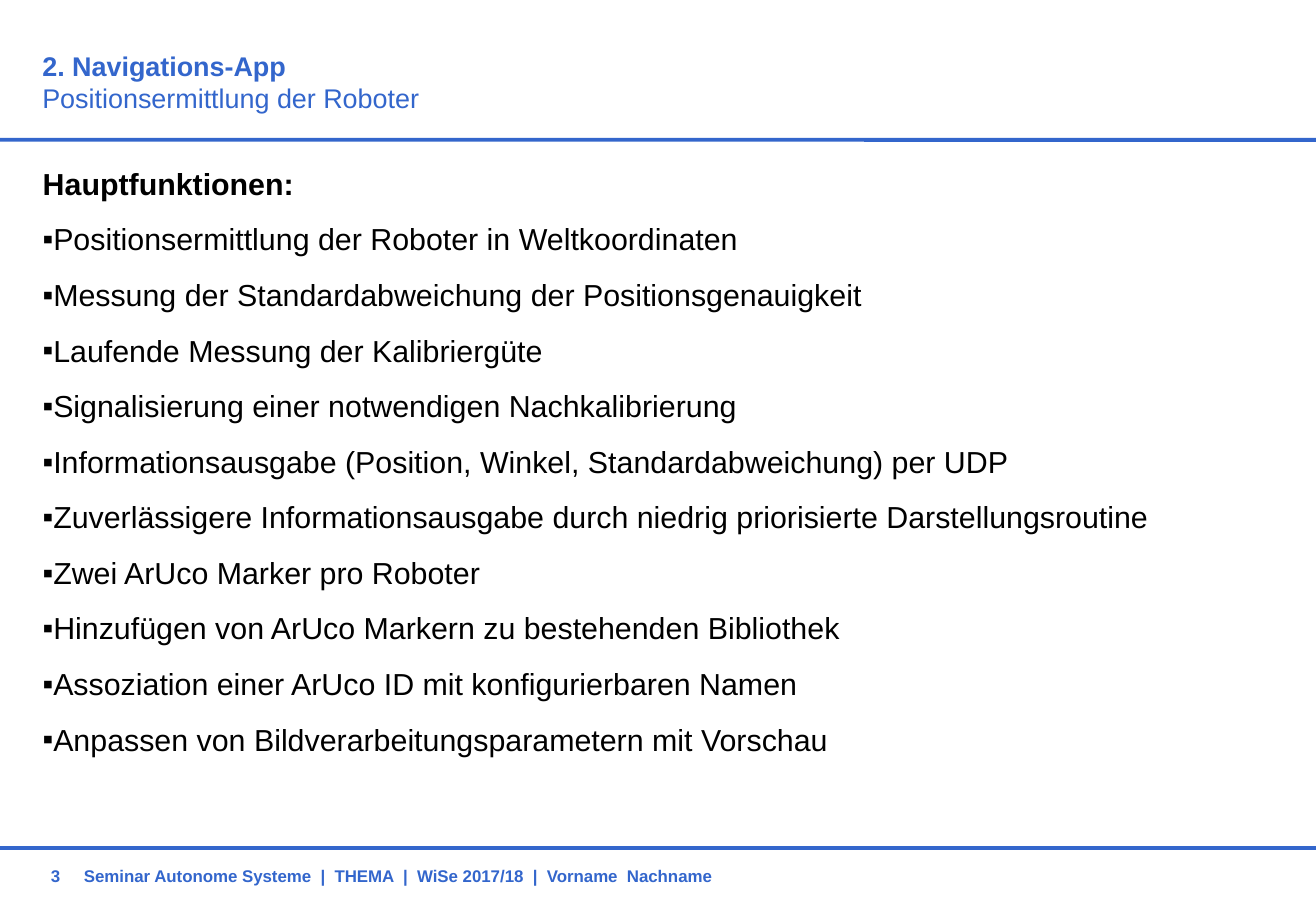
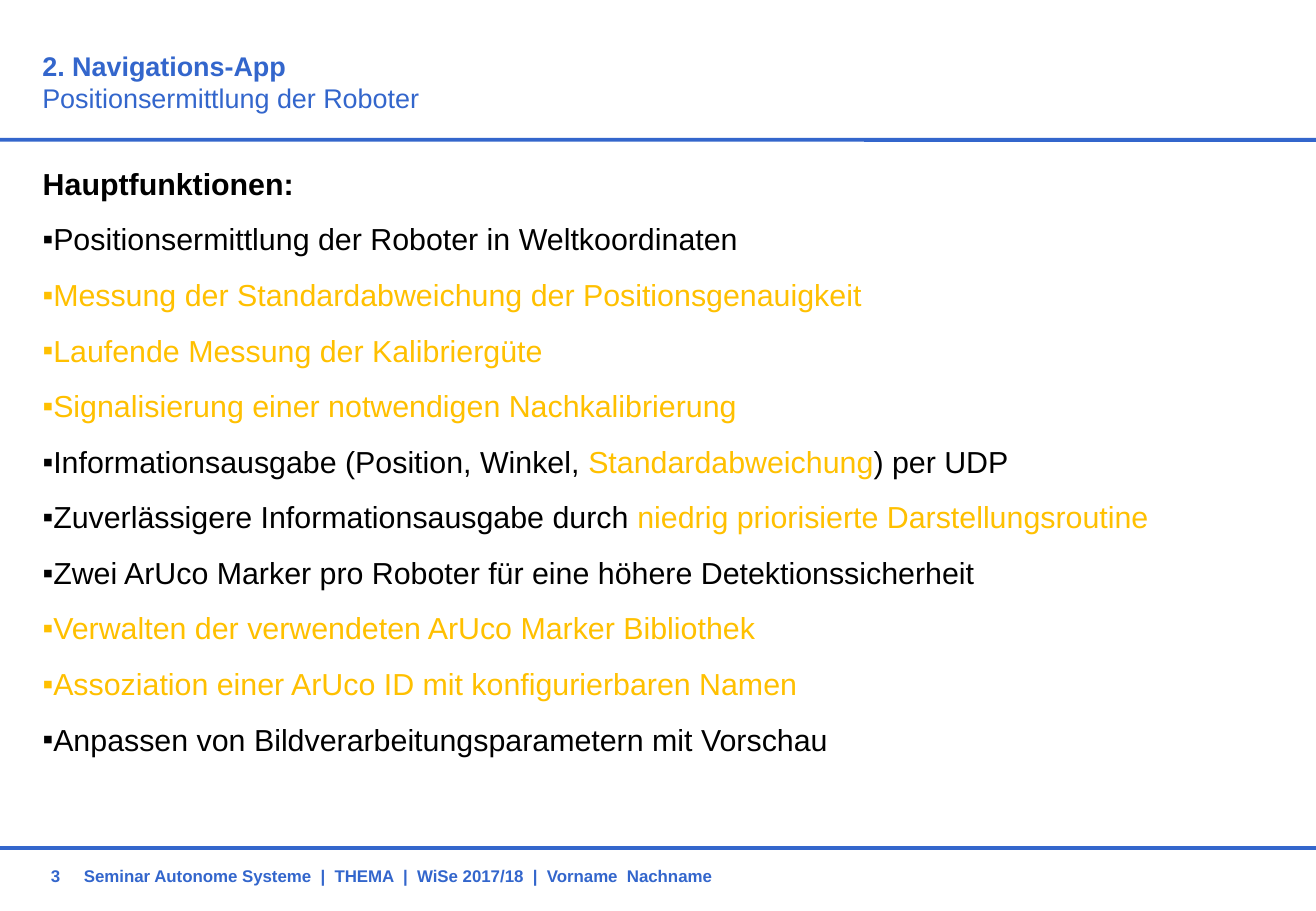
Before and after one commit to HassibShaq/VPJW17G5, a slide deck: slide 3 of 03_Navi/Präsentation_VPJ_Navigation.ppt. Drawn at 1316x911 pixels with LibreOffice and Linux fonts; fonts in the diff are those of the drawing; background and template pictures are left out. Boxes give left, top, right and bottom in pixels: in the first picture for what was removed or moved away, otherwise in the second. Text is boxed around its words. In the diff, an @@ line names an element or a change of style, - is before the commit and + after.

Commit message:
Präsentation und Markererkennung update

```diff
--- a/03_Navi/Präsentation_VPJ_Navigation.ppt
+++ b/03_Navi/Präsentation_VPJ_Navigation.ppt
@@ text at [43,284,1148,701]: text colour #000000 to #FFC000 in "Messung der Standardabweichung der Positionsgenauigkeit", "Laufende Messung der Kalibriergüte", "Signalisierung einer notwendigen Nachkalibrierung", "Standardabweichung)" and 2 more places; bullet colour #000000 to #FFC000 @@
@@ text at [43,562,974,640]: text changed @@
-  ▪ Zwei ArUco Marker pro Roboter
-  ▪ Hinzufügen von ArUco Markern zu bestehenden Bibliothek
+  ▪ Zwei ArUco Marker pro Roboter für eine höhere Detektionssicherheit
+  ▪ Verwalten der verwendeten ArUco Marker Bibliothek
```
Also in this commit, not shown: 2 other slides changed, 11 other files.
